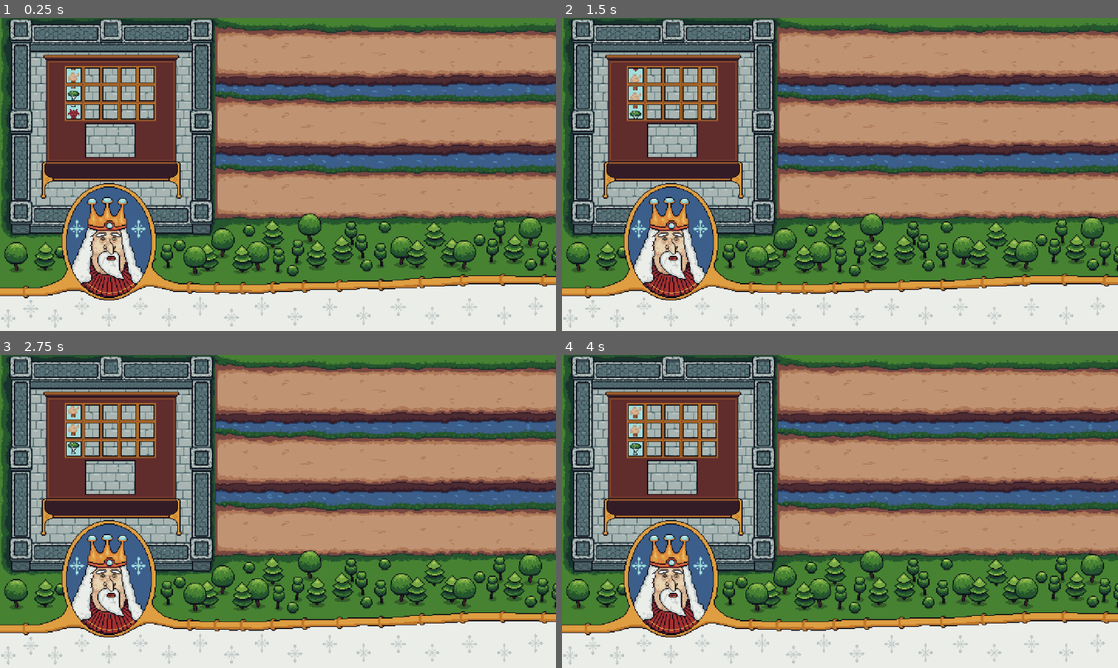
Above: before the commit, frames 1-4 (two rows, left to right).
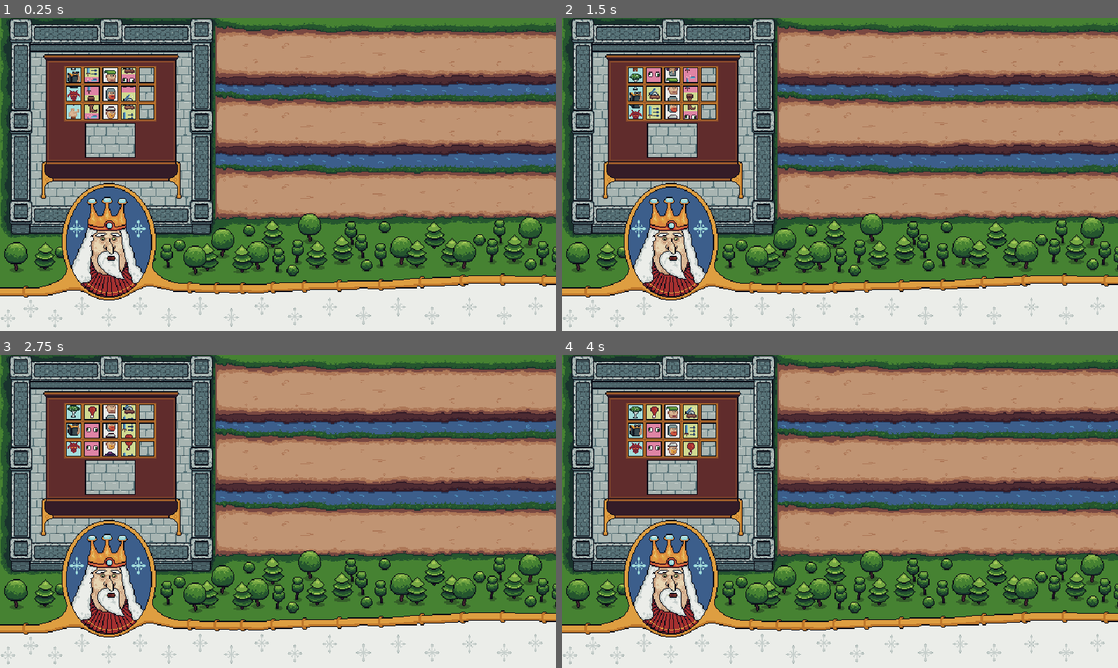
Above: after the commit, the same moments.

Repository: Bineev/slots-and-kings
Game: Godot game, scene res://scenes/level.tscn
Two runs of this game, one before a commit and one after it. Both use one fixed random seed, a clock stepped at 60 frames per second and the inputs below.
Inputs:
- Up to frame 1 (0.25 s): no input
- Up to frame 2 (1.5 s): no input
- Up to frame 3 (2.75 s): no input
- Up to frame 4 (4 s): no input

The runs differ from the first frame. In frame 1, 9.0% of the frame differs, in the area x 0-100%, y 0-99%; in frame 2, 9.0%; in frame 3, 9.0%; in frame 4, 9.0%.

Commit message:
Add decks and some slots

Diff:
--- a/project.godot
+++ b/project.godot
@@ -27,6 +27,7 @@
 window/size/window_height_override=720
 window/stretch/mode="canvas_items"
 window/stretch/aspect="expand"
+window/stretch/scale_mode="integer"
 
 [rendering]
 
--- /dev/null
+++ b/resources/perc_scribe.tres
@@ -0,0 +1,11 @@
+[gd_resource type="Resource" script_class="SlotRes" load_steps=3 format=3 uid="uid://buv3t8va4ttwk"]
+
+[ext_resource type="Script" uid="uid://ckeieckjuifia" path="res://resources/slot_res.gd" id="1_hx86b"]
+[ext_resource type="Texture2D" uid="uid://datke7ov2ucdw" path="res://img/slots/perc_scribe.png" id="2_tqe6y"]
+
+[resource]
+script = ExtResource("1_hx86b")
+slot_name = "scribe"
+slot_description = "Swords and halberds for the cattle\\nMagic attack +30%\\nPhysic attack -50%"
+slot_sprite = ExtResource("2_tqe6y")
+metadata/_custom_type_script = "uid://ckeieckjuifia"
--- /dev/null
+++ b/resources/unic_castle_fyrd.tres
@@ -0,0 +1,11 @@
+[gd_resource type="Resource" script_class="SlotRes" load_steps=3 format=3 uid="uid://b2gwu84toog2g"]
+
+[ext_resource type="Script" uid="uid://ckeieckjuifia" path="res://resources/slot_res.gd" id="1_atb56"]
+[ext_resource type="Texture2D" uid="uid://cmdkiqwmw5qo" path="res://img/slots/castle_fyrd_preview.png" id="2_ys3qj"]
+
+[resource]
+script = ExtResource("1_atb56")
+slot_name = "fyrd"
+slot_description = "They only like drinking more than fighting"
+slot_sprite = ExtResource("2_ys3qj")
+metadata/_custom_type_script = "uid://ckeieckjuifia"
--- /dev/null
+++ b/resources/unit_castle_warlock.tres
@@ -0,0 +1,11 @@
+[gd_resource type="Resource" script_class="SlotRes" load_steps=3 format=3 uid="uid://h4dlt5axqlsb"]
+
+[ext_resource type="Script" uid="uid://ckeieckjuifia" path="res://resources/slot_res.gd" id="1_hf5hr"]
+[ext_resource type="Texture2D" uid="uid://bfnvhf87lku63" path="res://img/slots/castle_warlock_preview.png" id="2_mxkk6"]
+
+[resource]
+script = ExtResource("1_hf5hr")
+slot_name = "warlock"
+slot_description = "he could have been a gardener, but he chose witchcraft."
+slot_sprite = ExtResource("2_mxkk6")
+metadata/_custom_type_script = "uid://ckeieckjuifia"
--- /dev/null
+++ b/resources/unit_castle_yeomen.tres
@@ -0,0 +1,11 @@
+[gd_resource type="Resource" script_class="SlotRes" load_steps=3 format=3 uid="uid://drd1yf6mkcys8"]
+
+[ext_resource type="Script" uid="uid://ckeieckjuifia" path="res://resources/slot_res.gd" id="1_dw383"]
+[ext_resource type="Texture2D" uid="uid://condc0wp7djh3" path="res://img/slots/castle_yeomen_preview.png" id="2_r4xqq"]
+
+[resource]
+script = ExtResource("1_dw383")
+slot_name = "yeomen"
+slot_description = "runs away from the battlefield faster than an arrow flies"
+slot_sprite = ExtResource("2_r4xqq")
+metadata/_custom_type_script = "uid://ckeieckjuifia"
--- /dev/null
+++ b/resources/unit_villein.tres
@@ -0,0 +1,11 @@
+[gd_resource type="Resource" script_class="SlotRes" load_steps=3 format=3 uid="uid://3iophmsywu15"]
+
+[ext_resource type="Script" uid="uid://ckeieckjuifia" path="res://resources/slot_res.gd" id="1_64npk"]
+[ext_resource type="Texture2D" uid="uid://cv7pqhonuxbdp" path="res://img/slots/castle_villein_preview.png" id="2_iots7"]
+
+[resource]
+script = ExtResource("1_64npk")
+slot_name = "villein"
+slot_description = "soft head with the pitchfork"
+slot_sprite = ExtResource("2_iots7")
+metadata/_custom_type_script = "uid://ckeieckjuifia"
--- /dev/null
+++ b/resources/upgrade_HP+.tres
@@ -0,0 +1,11 @@
+[gd_resource type="Resource" script_class="SlotRes" load_steps=3 format=3 uid="uid://cj1dfj3p64f0c"]
+
+[ext_resource type="Script" uid="uid://ckeieckjuifia" path="res://resources/slot_res.gd" id="1_sef1w"]
+[ext_resource type="Texture2D" uid="uid://dnyd0dwty1cvo" path="res://img/slots/upgrade_HP_+.png" id="2_awo8d"]
+
+[resource]
+script = ExtResource("1_sef1w")
+slot_name = "HP+"
+slot_description = "Health +10%"
+slot_sprite = ExtResource("2_awo8d")
+metadata/_custom_type_script = "uid://ckeieckjuifia"
--- /dev/null
+++ b/resources/upgrade_aspd+.tres
@@ -0,0 +1,11 @@
+[gd_resource type="Resource" script_class="SlotRes" load_steps=3 format=3 uid="uid://cntedcdp551gp"]
+
+[ext_resource type="Script" uid="uid://ckeieckjuifia" path="res://resources/slot_res.gd" id="1_l7t6v"]
+[ext_resource type="Texture2D" uid="uid://ws7f8npu1uxq" path="res://img/slots/upgrade_attack_speed_+.png" id="2_uu7mq"]
+
+[resource]
+script = ExtResource("1_l7t6v")
+slot_name = "aspd+"
+slot_description = "attack speed + 20%"
+slot_sprite = ExtResource("2_uu7mq")
+metadata/_custom_type_script = "uid://ckeieckjuifia"
--- /dev/null
+++ b/resources/upgrade_crit_chance+.tres
@@ -0,0 +1,11 @@
+[gd_resource type="Resource" script_class="SlotRes" load_steps=3 format=3 uid="uid://d3f0vveudyfvg"]
+
+[ext_resource type="Script" uid="uid://ckeieckjuifia" path="res://resources/slot_res.gd" id="1_u5ytx"]
+[ext_resource type="Texture2D" uid="uid://dt4msa3kwaypr" path="res://img/slots/upgrade_crit_chance_+.png" id="2_mpi6u"]
+
+[resource]
+script = ExtResource("1_u5ytx")
+slot_name = "crtchance+"
+slot_description = "crit chance +10%"
+slot_sprite = ExtResource("2_mpi6u")
+metadata/_custom_type_script = "uid://ckeieckjuifia"
--- /dev/null
+++ b/resources/upgrade_hitchance-.tres
@@ -0,0 +1,11 @@
+[gd_resource type="Resource" script_class="SlotRes" load_steps=3 format=3 uid="uid://b8f462hvntveo"]
+
+[ext_resource type="Script" uid="uid://ckeieckjuifia" path="res://resources/slot_res.gd" id="1_j61ay"]
+[ext_resource type="Texture2D" uid="uid://dbtboo3bv2wtq" path="res://img/slots/upgrade_hit_chance_-.png" id="2_u5udy"]
+
+[resource]
+script = ExtResource("1_j61ay")
+slot_name = "hitchance-"
+slot_description = "hit chance -20%"
+slot_sprite = ExtResource("2_u5udy")
+metadata/_custom_type_script = "uid://ckeieckjuifia"
--- /dev/null
+++ b/resources/upgrade_movespeed+.tres
@@ -0,0 +1,11 @@
+[gd_resource type="Resource" script_class="SlotRes" load_steps=3 format=3 uid="uid://caakr72o7ok7m"]
+
+[ext_resource type="Script" uid="uid://ckeieckjuifia" path="res://resources/slot_res.gd" id="1_dpuae"]
+[ext_resource type="Texture2D" uid="uid://cq5mwm3m8s5w4" path="res://img/slots/upgrade_movement_speed_+.png" id="2_vrsfo"]
+
+[resource]
+script = ExtResource("1_dpuae")
+slot_name = "mvspd+"
+slot_description = "movement speed +20%"
+slot_sprite = ExtResource("2_vrsfo")
+metadata/_custom_type_script = "uid://ckeieckjuifia"
--- /dev/null
+++ b/resources/upgrade_phys_attack-.tres
@@ -0,0 +1,11 @@
+[gd_resource type="Resource" script_class="SlotRes" load_steps=3 format=3 uid="uid://dh78mpax245js"]
+
+[ext_resource type="Script" uid="uid://ckeieckjuifia" path="res://resources/slot_res.gd" id="1_g4h7n"]
+[ext_resource type="Texture2D" uid="uid://bwmmh1gdvrpsg" path="res://img/slots/upgrade_phys_damage_-.png" id="2_f6hkm"]
+
+[resource]
+script = ExtResource("1_g4h7n")
+slot_name = "physatk-"
+slot_description = "physical attack  -10%"
+slot_sprite = ExtResource("2_f6hkm")
+metadata/_custom_type_script = "uid://ckeieckjuifia"
--- /dev/null
+++ b/scenes/deck_castle_units.tscn
@@ -0,0 +1,11 @@
+[gd_scene load_steps=6 format=3 uid="uid://cgq87o152gjee"]
+
+[ext_resource type="PackedScene" uid="uid://3g8irwp04avc" path="res://scenes/deck.tscn" id="1_iru3l"]
+[ext_resource type="PackedScene" uid="uid://mvvj3yfoxi8q" path="res://scenes/slots/slot_unit_castle_fyrd.tscn" id="2_pnblh"]
+[ext_resource type="PackedScene" uid="uid://ckf1qc2vw4805" path="res://scenes/slots/slot_unit_castle_yeomen.tscn" id="3_pgr1n"]
+[ext_resource type="PackedScene" uid="uid://bg3vp2ptjf3a4" path="res://scenes/slots/slot_unit_castle_villein.tscn" id="4_vsdko"]
+[ext_resource type="PackedScene" uid="uid://dcq3h6v07qail" path="res://scenes/slots/slot_unit_castle_warlock.tscn" id="5_744xo"]
+
+[node name="DeckCastleUnits" instance=ExtResource("1_iru3l")]
+slot_scenes = Array[PackedScene]([ExtResource("2_pnblh"), ExtResource("3_pgr1n"), ExtResource("4_vsdko"), ExtResource("5_744xo")])
+deck_type = 1
--- a/scenes/deck_percs.tscn
+++ b/scenes/deck_percs.tscn
@@ -1,10 +1,11 @@
-[gd_scene load_steps=5 format=3 uid="uid://b7gfb0ywgpsf1"]
+[gd_scene load_steps=6 format=3 uid="uid://b7gfb0ywgpsf1"]
 
 [ext_resource type="PackedScene" uid="uid://3g8irwp04avc" path="res://scenes/deck.tscn" id="1_s08xd"]
 [ext_resource type="PackedScene" uid="uid://bd4b7uafi2nsi" path="res://scenes/slots/slot_perc_burly.tscn" id="2_n45k8"]
 [ext_resource type="PackedScene" uid="uid://bdr1f8d0vxa2t" path="res://scenes/slots/slot_perc_bessoted.tscn" id="3_a7sll"]
 [ext_resource type="PackedScene" uid="uid://3yk161ockgpn" path="res://scenes/slots/slot_perc_possessed.tscn" id="4_d5nf8"]
+[ext_resource type="PackedScene" uid="uid://c7ouj3brlhyfk" path="res://scenes/slots/slot_perc_scribe.tscn" id="5_a7sll"]
 
 [node name="DeckPercs" instance=ExtResource("1_s08xd")]
-slot_scenes = Array[PackedScene]([ExtResource("2_n45k8"), ExtResource("3_a7sll"), ExtResource("4_d5nf8"), ExtResource("2_n45k8")])
+slot_scenes = Array[PackedScene]([ExtResource("2_n45k8"), ExtResource("3_a7sll"), ExtResource("4_d5nf8"), ExtResource("5_a7sll")])
 deck_type = 2
--- /dev/null
+++ b/scenes/deck_upgrades.tscn
@@ -0,0 +1,12 @@
+[gd_scene load_steps=8 format=3 uid="uid://8fw3p8gdam5n"]
+
+[ext_resource type="PackedScene" uid="uid://3g8irwp04avc" path="res://scenes/deck.tscn" id="1_g6st3"]
+[ext_resource type="PackedScene" uid="uid://dfdig27dtf8o8" path="res://scenes/slots/slot_upgrade_hp_10.tscn" id="2_70d15"]
+[ext_resource type="PackedScene" uid="uid://k503csgfo6f1" path="res://scenes/slots/slot_upgrade_aspd_20.tscn" id="3_8dfuv"]
+[ext_resource type="PackedScene" uid="uid://v2ecx68fo8rt" path="res://scenes/slots/slot_upgrade_mvspd_20.tscn" id="4_uht7m"]
+[ext_resource type="PackedScene" uid="uid://b0njh3b7sguke" path="res://scenes/slots/slot_upgrade_critchance_10.tscn" id="5_7tm3k"]
+[ext_resource type="PackedScene" uid="uid://dyeo5a2y2d16a" path="res://scenes/slots/slot_upgrade_phatck_10_neg.tscn" id="6_wb5uo"]
+[ext_resource type="PackedScene" uid="uid://b1btvd7ns3ahd" path="res://scenes/slots/slot_upgrade_hitchance_20_neg.tscn" id="7_l3o7o"]
+
+[node name="DeckUpgrades" instance=ExtResource("1_g6st3")]
+slot_scenes = Array[PackedScene]([ExtResource("2_70d15"), ExtResource("2_70d15"), ExtResource("3_8dfuv"), ExtResource("3_8dfuv"), ExtResource("4_uht7m"), ExtResource("4_uht7m"), ExtResource("5_7tm3k"), ExtResource("5_7tm3k"), ExtResource("6_wb5uo"), ExtResource("6_wb5uo"), ExtResource("7_l3o7o"), ExtResource("7_l3o7o")])
--- a/scenes/level.tscn
+++ b/scenes/level.tscn
@@ -1,9 +1,11 @@
-[gd_scene load_steps=6 format=3 uid="uid://rl65frn0ke4w"]
+[gd_scene load_steps=8 format=3 uid="uid://rl65frn0ke4w"]
 
 [ext_resource type="Texture2D" uid="uid://b27qdr0a7odrk" path="res://img/castle_back.png" id="1_2q6dc"]
 [ext_resource type="PackedScene" uid="uid://d1lnvk7s4sqmq" path="res://scenes/slot_column_percs.tscn" id="2_mx8sn"]
 [ext_resource type="Texture2D" uid="uid://cypodhfnqqklh" path="res://img/castle_UI.png" id="2_w7c3h"]
 [ext_resource type="PackedScene" uid="uid://dwrt5w7q3wbfy" path="res://scenes/slot_machine.tscn" id="2_w8frs"]
+[ext_resource type="PackedScene" uid="uid://f38fflbpak1t" path="res://scenes/slot_column_upgrades.tscn" id="3_ppgk2"]
+[ext_resource type="PackedScene" uid="uid://d3uof7pn2viin" path="res://scenes/slot_column_castle_units.tscn" id="4_2r41h"]
 
 [sub_resource type="SpriteFrames" id="SpriteFrames_w7c3h"]
 animations = [{
@@ -27,6 +29,15 @@
 [node name="SlotColumnPercs" parent="columns" instance=ExtResource("2_mx8sn")]
 position = Vector2(77, 58)
 
+[node name="SlotColumnUpgrades" parent="columns" instance=ExtResource("3_ppgk2")]
+position = Vector2(98, 58)
+
+[node name="SlotColumnCastleUnits" parent="columns" instance=ExtResource("4_2r41h")]
+position = Vector2(119, 58)
+
+[node name="SlotColumnUpgrades2" parent="columns" instance=ExtResource("3_ppgk2")]
+position = Vector2(140, 58)
+
 [node name="SlotMachine" parent="." instance=ExtResource("2_w8frs")]
 position = Vector2(128, 125)
 
--- /dev/null
+++ b/scenes/slot_column_castle_units.tscn
@@ -0,0 +1,10 @@
+[gd_scene load_steps=4 format=3 uid="uid://d3uof7pn2viin"]
+
+[ext_resource type="PackedScene" uid="uid://cpv4b801ai6h7" path="res://scenes/slot_column.tscn" id="1_ppf14"]
+[ext_resource type="PackedScene" uid="uid://cgq87o152gjee" path="res://scenes/deck_castle_units.tscn" id="2_ryuk8"]
+[ext_resource type="Curve" uid="uid://b70di0nuxxfjy" path="res://resources/spin_curve.tres" id="3_y3ufh"]
+
+[node name="SlotColumnCastleUnits" instance=ExtResource("1_ppf14")]
+slot_type = 1
+deck_scene = ExtResource("2_ryuk8")
+spin_curve = ExtResource("3_y3ufh")
--- /dev/null
+++ b/scenes/slot_column_upgrades.tscn
@@ -0,0 +1,9 @@
+[gd_scene load_steps=4 format=3 uid="uid://f38fflbpak1t"]
+
+[ext_resource type="PackedScene" uid="uid://cpv4b801ai6h7" path="res://scenes/slot_column.tscn" id="1_ccd6j"]
+[ext_resource type="PackedScene" uid="uid://8fw3p8gdam5n" path="res://scenes/deck_upgrades.tscn" id="2_yngps"]
+[ext_resource type="Curve" uid="uid://b70di0nuxxfjy" path="res://resources/spin_curve.tres" id="3_swrsc"]
+
+[node name="SlotColumnUpgrades" instance=ExtResource("1_ccd6j")]
+deck_scene = ExtResource("2_yngps")
+spin_curve = ExtResource("3_swrsc")
--- /dev/null
+++ b/scenes/slots/slot_perc_scribe.tscn
@@ -0,0 +1,8 @@
+[gd_scene load_steps=3 format=3 uid="uid://c7ouj3brlhyfk"]
+
+[ext_resource type="PackedScene" uid="uid://cluryhbmp3j2a" path="res://scenes/slot.tscn" id="1_rhgyc"]
+[ext_resource type="Resource" uid="uid://buv3t8va4ttwk" path="res://resources/perc_scribe.tres" id="2_55rla"]
+
+[node name="SlotPercScribe" instance=ExtResource("1_rhgyc")]
+slot_type = 2
+slot_res = ExtResource("2_55rla")
--- /dev/null
+++ b/scenes/slots/slot_unit_castle_fyrd.tscn
@@ -0,0 +1,8 @@
+[gd_scene load_steps=3 format=3 uid="uid://mvvj3yfoxi8q"]
+
+[ext_resource type="PackedScene" uid="uid://cluryhbmp3j2a" path="res://scenes/slot.tscn" id="1_2brai"]
+[ext_resource type="Resource" uid="uid://b2gwu84toog2g" path="res://resources/unic_castle_fyrd.tres" id="2_lp7u7"]
+
+[node name="SlotUnitCastleFyrd" instance=ExtResource("1_2brai")]
+slot_type = 1
+slot_res = ExtResource("2_lp7u7")
--- /dev/null
+++ b/scenes/slots/slot_unit_castle_villein.tscn
@@ -0,0 +1,8 @@
+[gd_scene load_steps=3 format=3 uid="uid://bg3vp2ptjf3a4"]
+
+[ext_resource type="PackedScene" uid="uid://cluryhbmp3j2a" path="res://scenes/slot.tscn" id="1_wfnp8"]
+[ext_resource type="Resource" uid="uid://3iophmsywu15" path="res://resources/unit_villein.tres" id="2_wfnp8"]
+
+[node name="SlotUnitCastleVillein" instance=ExtResource("1_wfnp8")]
+slot_type = 1
+slot_res = ExtResource("2_wfnp8")
--- /dev/null
+++ b/scenes/slots/slot_unit_castle_warlock.tscn
@@ -0,0 +1,8 @@
+[gd_scene load_steps=3 format=3 uid="uid://dcq3h6v07qail"]
+
+[ext_resource type="PackedScene" uid="uid://cluryhbmp3j2a" path="res://scenes/slot.tscn" id="1_5yalp"]
+[ext_resource type="Resource" uid="uid://h4dlt5axqlsb" path="res://resources/unit_castle_warlock.tres" id="2_ro7xg"]
+
+[node name="SlotUnitCastleWarlock" instance=ExtResource("1_5yalp")]
+slot_type = 1
+slot_res = ExtResource("2_ro7xg")
--- /dev/null
+++ b/scenes/slots/slot_unit_castle_yeomen.tscn
@@ -0,0 +1,8 @@
+[gd_scene load_steps=3 format=3 uid="uid://ckf1qc2vw4805"]
+
+[ext_resource type="PackedScene" uid="uid://cluryhbmp3j2a" path="res://scenes/slot.tscn" id="1_lltla"]
+[ext_resource type="Resource" uid="uid://drd1yf6mkcys8" path="res://resources/unit_castle_yeomen.tres" id="2_35loa"]
+
+[node name="SlotUnitCastleYeomen" instance=ExtResource("1_lltla")]
+slot_type = 1
+slot_res = ExtResource("2_35loa")
--- /dev/null
+++ b/scenes/slots/slot_upgrade_aspd_20.tscn
@@ -0,0 +1,7 @@
+[gd_scene load_steps=3 format=3 uid="uid://k503csgfo6f1"]
+
+[ext_resource type="PackedScene" uid="uid://cluryhbmp3j2a" path="res://scenes/slot.tscn" id="1_64u4l"]
+[ext_resource type="Resource" uid="uid://cntedcdp551gp" path="res://resources/upgrade_aspd+.tres" id="2_fi2wr"]
+
+[node name="SlotUpgradeAspd20" instance=ExtResource("1_64u4l")]
+slot_res = ExtResource("2_fi2wr")
--- /dev/null
+++ b/scenes/slots/slot_upgrade_critchance_10.tscn
@@ -0,0 +1,7 @@
+[gd_scene load_steps=3 format=3 uid="uid://b0njh3b7sguke"]
+
+[ext_resource type="PackedScene" uid="uid://cluryhbmp3j2a" path="res://scenes/slot.tscn" id="1_4hrod"]
+[ext_resource type="Resource" uid="uid://d3f0vveudyfvg" path="res://resources/upgrade_crit_chance+.tres" id="2_c6a67"]
+
+[node name="SlotUpgradeCritchance10" instance=ExtResource("1_4hrod")]
+slot_res = ExtResource("2_c6a67")
--- /dev/null
+++ b/scenes/slots/slot_upgrade_hitchance_20_neg.tscn
@@ -0,0 +1,7 @@
+[gd_scene load_steps=3 format=3 uid="uid://b1btvd7ns3ahd"]
+
+[ext_resource type="PackedScene" uid="uid://cluryhbmp3j2a" path="res://scenes/slot.tscn" id="1_awkkl"]
+[ext_resource type="Resource" uid="uid://b8f462hvntveo" path="res://resources/upgrade_hitchance-.tres" id="2_fx1ol"]
+
+[node name="SlotUpgradeHitchance20neg" instance=ExtResource("1_awkkl")]
+slot_res = ExtResource("2_fx1ol")
--- /dev/null
+++ b/scenes/slots/slot_upgrade_hp_10.tscn
@@ -0,0 +1,7 @@
+[gd_scene load_steps=3 format=3 uid="uid://dfdig27dtf8o8"]
+
+[ext_resource type="PackedScene" uid="uid://cluryhbmp3j2a" path="res://scenes/slot.tscn" id="1_w66id"]
+[ext_resource type="Resource" uid="uid://cj1dfj3p64f0c" path="res://resources/upgrade_HP+.tres" id="2_tovqh"]
+
+[node name="SlotUpgradeHP10" instance=ExtResource("1_w66id")]
+slot_res = ExtResource("2_tovqh")
--- /dev/null
+++ b/scenes/slots/slot_upgrade_mvspd_20.tscn
@@ -0,0 +1,7 @@
+[gd_scene load_steps=3 format=3 uid="uid://v2ecx68fo8rt"]
+
+[ext_resource type="PackedScene" uid="uid://cluryhbmp3j2a" path="res://scenes/slot.tscn" id="1_7ljpl"]
+[ext_resource type="Resource" uid="uid://caakr72o7ok7m" path="res://resources/upgrade_movespeed+.tres" id="2_ua38n"]
+
+[node name="SlotUpgradeMvspd20" instance=ExtResource("1_7ljpl")]
+slot_res = ExtResource("2_ua38n")
--- /dev/null
+++ b/scenes/slots/slot_upgrade_phatck_10_neg.tscn
@@ -0,0 +1,7 @@
+[gd_scene load_steps=3 format=3 uid="uid://dyeo5a2y2d16a"]
+
+[ext_resource type="PackedScene" uid="uid://cluryhbmp3j2a" path="res://scenes/slot.tscn" id="1_7d8jk"]
+[ext_resource type="Resource" uid="uid://dh78mpax245js" path="res://resources/upgrade_phys_attack-.tres" id="2_mbhjm"]
+
+[node name="SlotUpgradePhatck10neg" instance=ExtResource("1_7d8jk")]
+slot_res = ExtResource("2_mbhjm")
--- a/scripts/other/deck.gd
+++ b/scripts/other/deck.gd
@@ -13,6 +13,7 @@
 	for scene in slot_scenes:
 		var slot = scene.instantiate()
 		slots.append(slot)
+	slots.shuffle()
 
 
 func get_copy_slots():
Binary file added: img/slots/perc_scribe.png
Not shown, added: img/slots/perc_scribe.png.import
Binary file added: img/slots/perc_scrible.aseprite
Binary file added: img/slots/upgrade_phys_damage_-.png
Not shown, added: img/slots/upgrade_phys_damage_-.png.import
